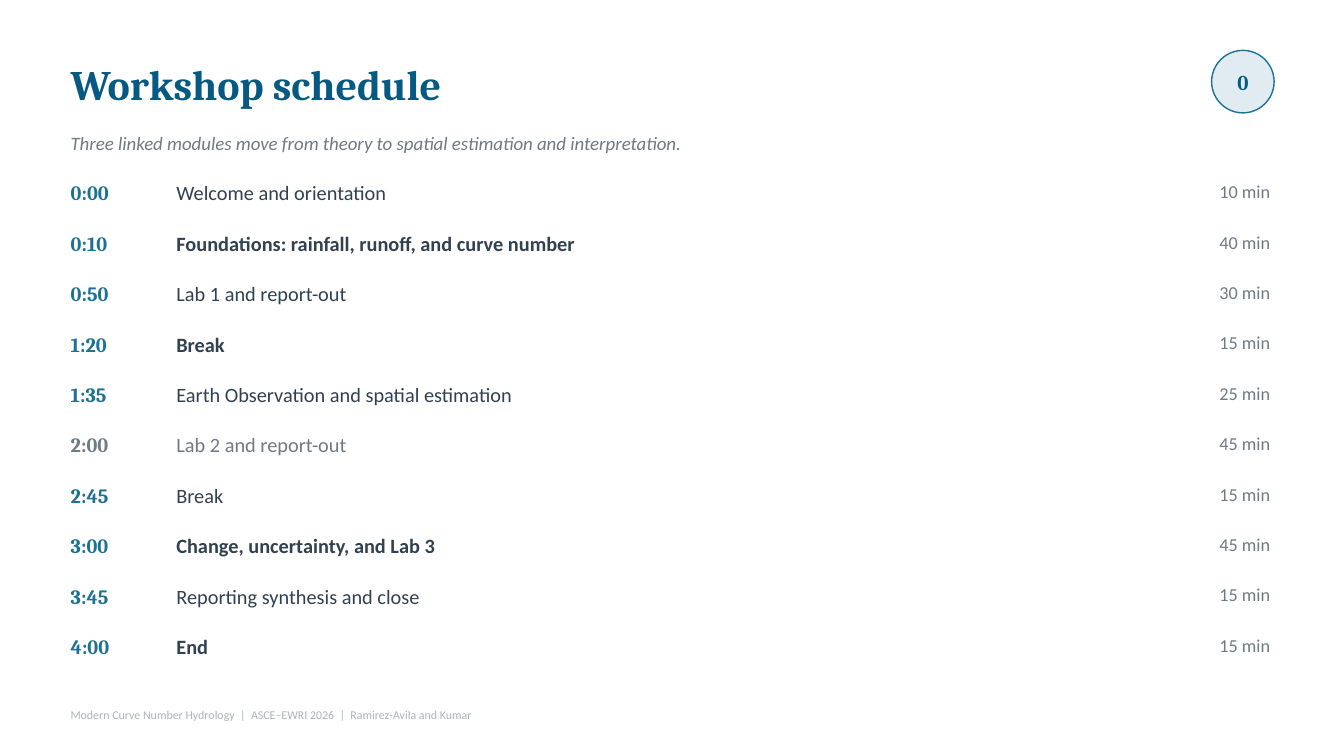
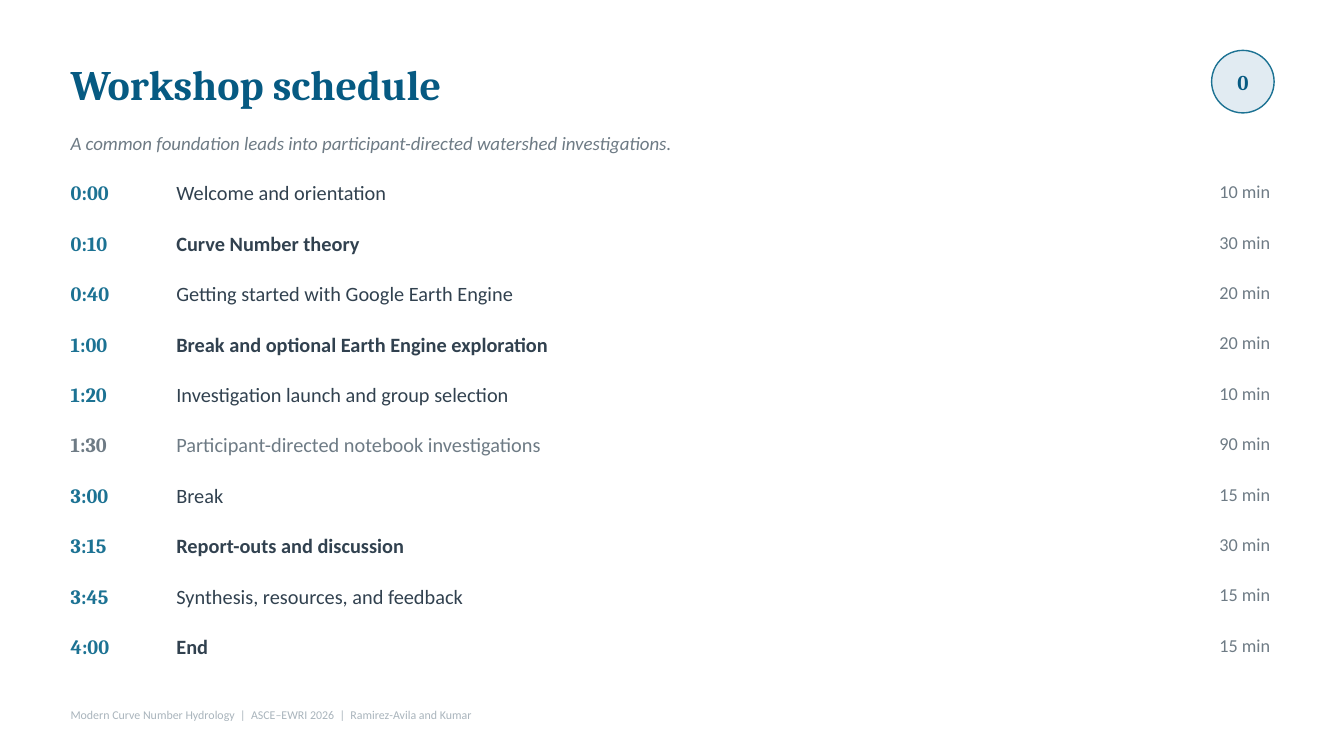
Before and after one commit to skp703/cn-workshop-2026, a slide deck: slide 5 of decks/2026_CN_Workshop_v3.pptx. Drawn at 1344x756 pixels with LibreOffice and Linux fonts; fonts in the diff are those of the drawing. Boxes give left, top, right and bottom in pixels: in the first picture for what was removed or moved away, otherwise in the second. Text is boxed around its words. In the diff, an @@ line names an element or a change of style, - is before the commit and + after.

Commit message:
Redesign workshop around GEE and participant investigations

```diff
--- a/decks/2026_CN_Workshop_v3.pptx
+++ b/decks/2026_CN_Workshop_v3.pptx
@@ text at (x1=71, y1=137, x2=672, y2=153): text changed @@
-Three linked modules move from theory to spatial estimation and interpretation.
+A common foundation leads into participant-directed watershed investigations.
@@ text at (x1=176, y1=236, x2=359, y2=254): text changed @@
-Foundations: rainfall, runoff, and curve number
+Curve Number theory
@@ text at (x1=1219, y1=236, x2=1270, y2=249): text changed @@
-40 min
+30 min
@@ text at (x1=71, y1=287, x2=110, y2=301): text changed @@
-0:50
+0:40
@@ text at (x1=176, y1=287, x2=513, y2=305): text changed @@
-Lab 1 and report-out
+Getting started with Google Earth Engine
@@ text at (x1=1219, y1=286, x2=1270, y2=299): text changed @@
-30 min
+20 min
@@ text at (x1=71, y1=338, x2=108, y2=352): text changed @@
-1:20
+1:00
@@ text at (x1=176, y1=337, x2=547, y2=356): text changed @@
-Break
+Break and optional Earth Engine exploration
@@ text at (x1=1219, y1=336, x2=1270, y2=349): text changed @@
-15 min
+20 min
@@ text at (x1=71, y1=388, x2=107, y2=402): text changed @@
-1:35
+1:20
@@ text at (x1=176, y1=388, x2=508, y2=406): text changed @@
-Earth Observation and spatial estimation
+Investigation launch and group selection
@@ text at (x1=1219, y1=387, x2=1270, y2=400): text changed @@
-25 min
+10 min
@@ text at (x1=71, y1=438, x2=107, y2=452): text changed @@
-2:00
+1:30
@@ text at (x1=176, y1=438, x2=541, y2=456): text changed @@
-Lab 2 and report-out
+Participant-directed notebook investigations
@@ text at (x1=1219, y1=437, x2=1270, y2=450): text changed @@
-45 min
+90 min
@@ text at (x1=71, y1=489, x2=109, y2=503): text changed @@
-2:45
+3:00
@@ text at (x1=71, y1=539, x2=107, y2=553): text changed @@
-3:00
+3:15
@@ text at (x1=176, y1=538, x2=404, y2=556): text changed @@
-Change, uncertainty, and Lab 3
+Report-outs and discussion
@@ text at (x1=1219, y1=538, x2=1270, y2=551): text changed @@
-45 min
+30 min
@@ text at (x1=176, y1=590, x2=463, y2=608): text changed @@
-Reporting synthesis and close
+Synthesis, resources, and feedback
```
Also in this commit, not shown: 13 other slides changed, 4 slides added, 4 slides removed, 32 other files.
